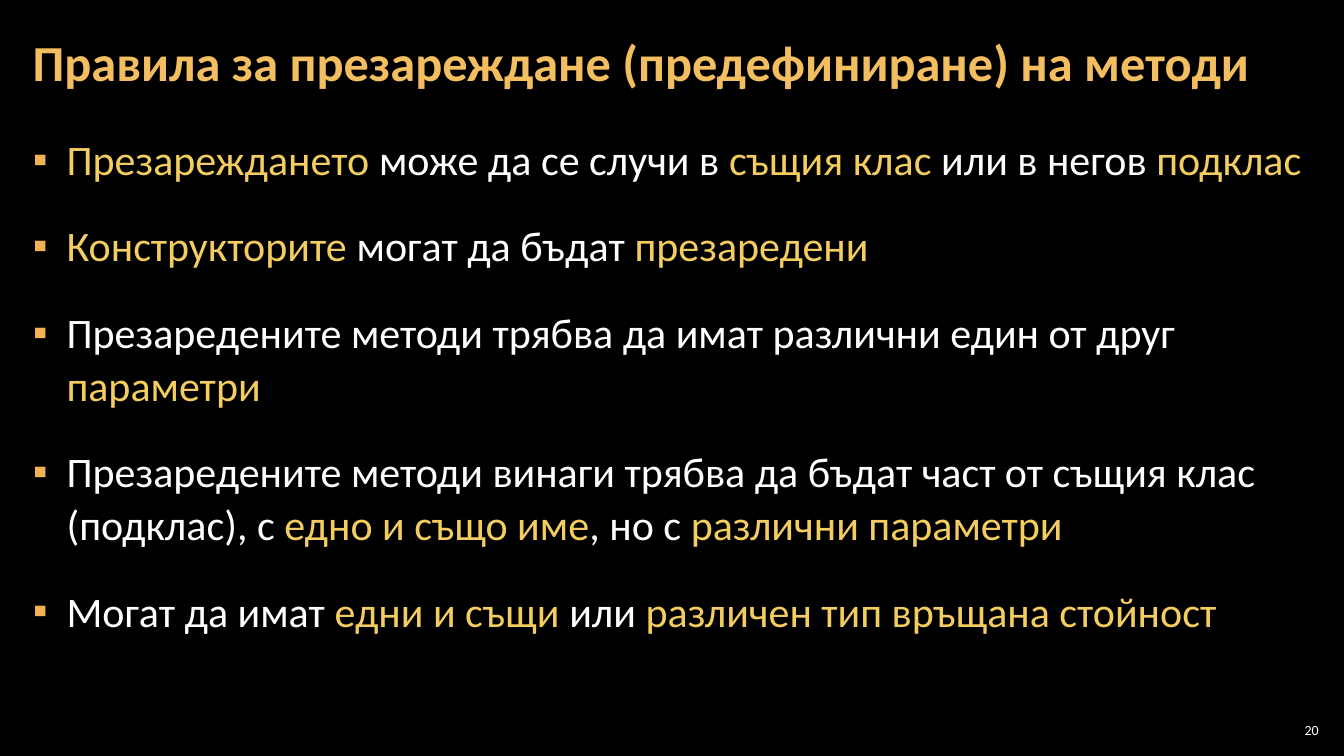
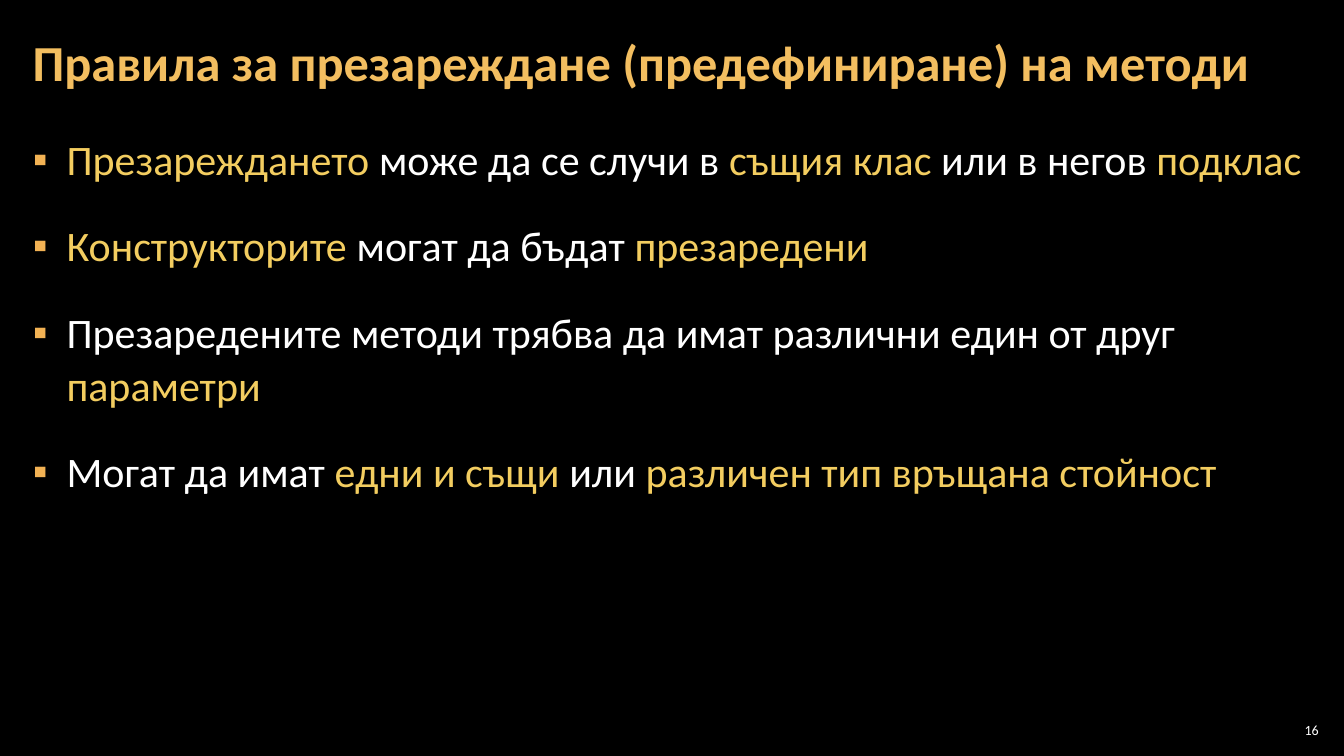
Before and after one commit to BG-IT-Edu/Free-Content, a slide deck: slide 16 of dmanolov/Информатика 11 клас, ПП (C#)/М1.Обектно-ориентирано проектиране и програмиране/06.Полиморфизъм/06.Полиморфизъм.pptx (slide 20 before the commit). Drawn at 1344x756 pixels with LibreOffice and Linux fonts; fonts in the diff are those of the drawing; background and template pictures are left out. Boxes give left, top, right and bottom in pixels: in the first picture for what was removed or moved away, otherwise in the second. Text is boxed around its words. In the diff, an @@ line names an element or a change of style, - is before the commit and + after.

```diff
--- a/dmanolov/Информатика 11 клас, ПП (C#)/М1.Обектно-ориентирано проектиране и програмиране/06.Полиморфизъм/06.Полиморфизъм.pptx
+++ b/dmanolov/Информатика 11 клас, ПП (C#)/М1.Обектно-ориентирано проектиране и програмиране/06.Полиморфизъм/06.Полиморфизъм.pptx
@@ text at bbox=[67, 458, 1255, 547]: paragraph removed @@
-▪ Презаредените методи винаги трябва да бъдат част от същия клас (подклас), с едно и също име, но с различни параметри
@@ page number at bbox=[1305, 725, 1319, 735]: text changed @@
-20
+16
```
Also in this commit, not shown: 9 other slides changed, 2 slides added, 6 slides removed, 1 other file.
